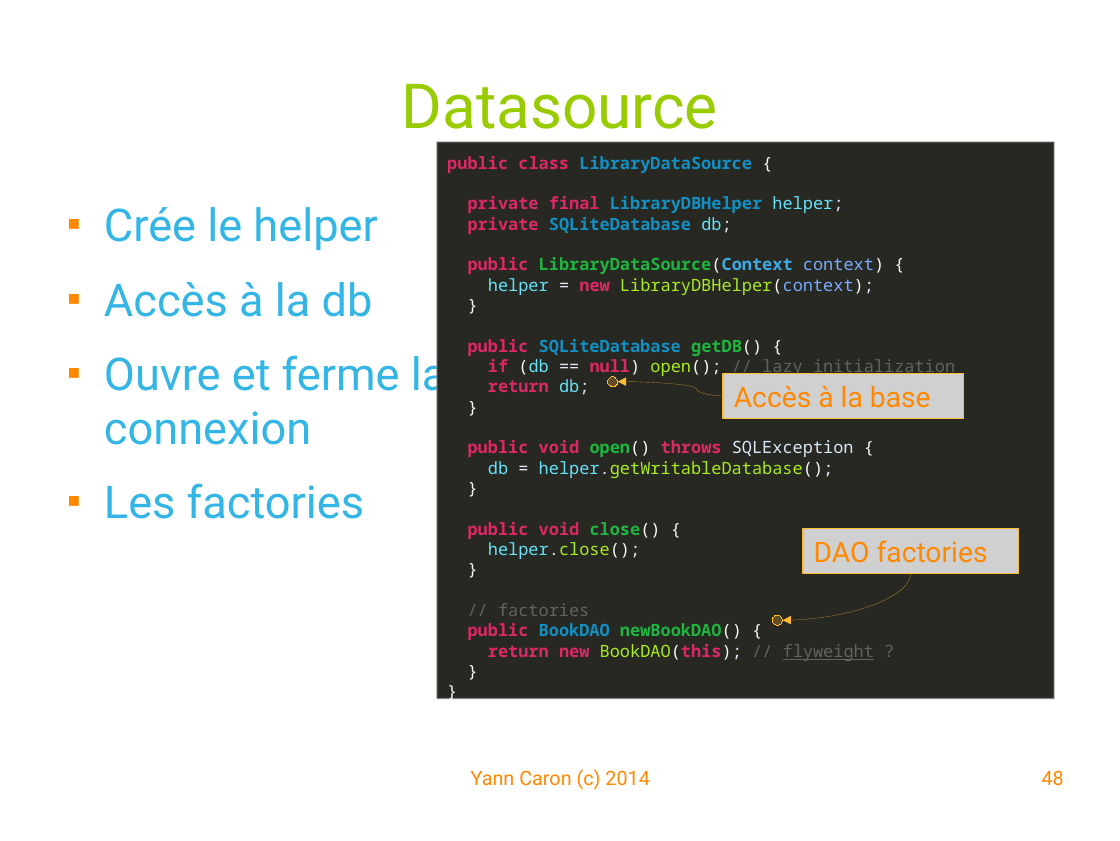
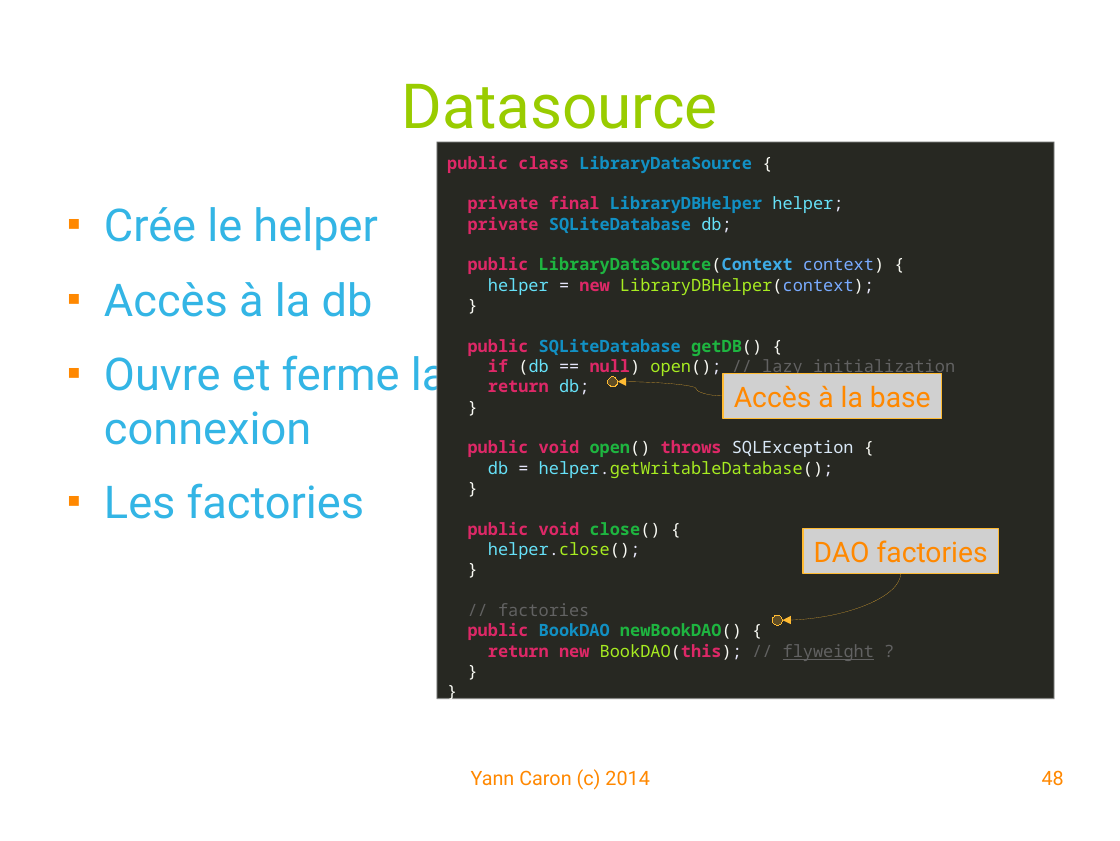
Before and after one commit to YannCaron/Android-ENSG, a slide deck: slide 48 of 04 - Databases.odp. Drawn at 1120x841 pixels with LibreOffice and Linux fonts; fonts in the diff are those of the drawing; grey boxes stand for pictures; background and template pictures are left out. Boxes give left, top, right and bottom in pixels: in the first picture for what was removed or moved away, otherwise in the second. Text is boxed around its words. In the diff, an @@ line names an element or a change of style, - is before the commit and + after.

```diff
--- a/04 - Databases.odp
+++ b/04 - Databases.odp
@@ picture "Accès à la base": place and size @@
-picture "Accès à la base" at (724,373,963,418)
+picture "Accès à la base" at (724,373,942,418)
@@ picture "DAO factories": place and size @@
-picture "DAO factories" at (803,528,1018,573)
+picture "DAO factories" at (803,528,999,573)
@@ curved arrow moved from (911, 573) - (783, 620) to (900, 573) - (783, 620) @@
```
Also in this commit, not shown: 13 other slides changed, 7 other files.
